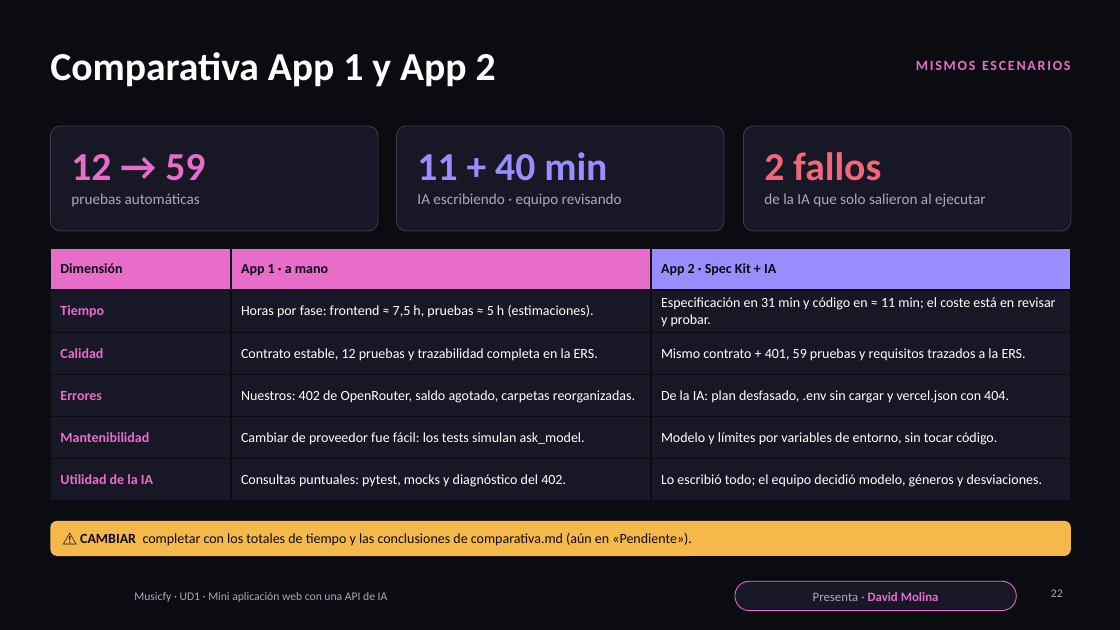
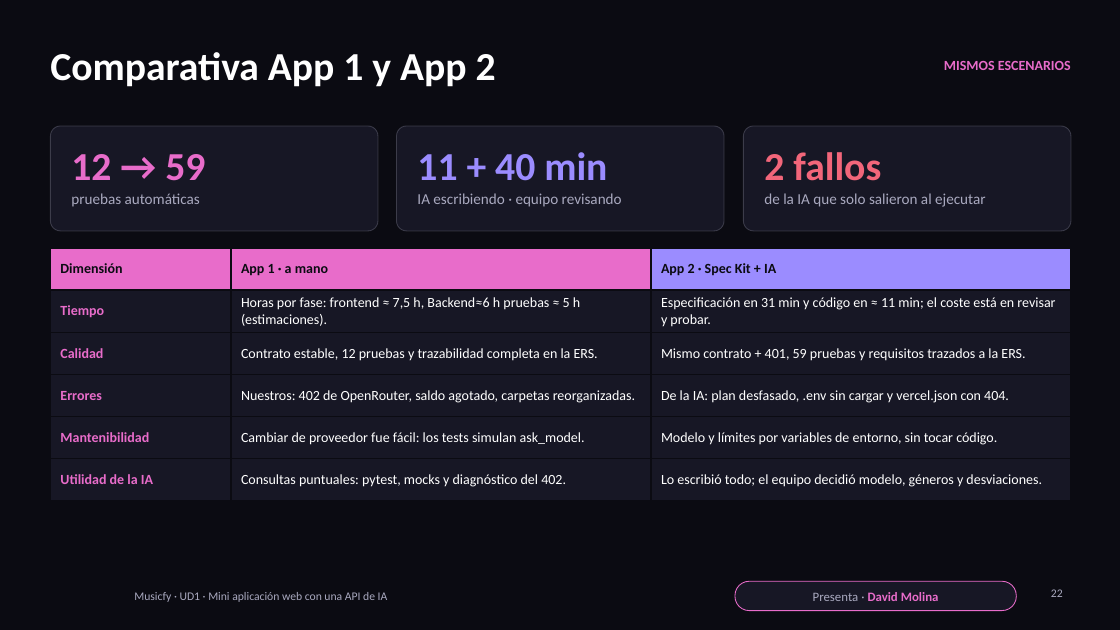
Before and after one commit to N13T4C0/ProyectoWebIA, a slide deck: slide 22 of presentacion/Musicfy-Presentacion.pptx. Drawn at 1120x630 pixels with LibreOffice and Linux fonts; fonts in the diff are those of the drawing; background and template pictures are left out. Boxes give left, top, right and bottom in pixels: in the first picture for what was removed or moved away, otherwise in the second. Text is boxed around its words. In the diff, an @@ line names an element or a change of style, - is before the commit and + after.

```diff
--- a/presentacion/Musicfy-Presentacion.pptx
+++ b/presentacion/Musicfy-Presentacion.pptx
@@ text "MISMOS ESCENARIOS" at [944, 61, 1071, 70]: letter spacing 1.5 to 0 pt; less space between paragraphs @@
@@ table at [50, 248, 1071, 523] @@
-row 2, column 2: Horas por fase: frontend ≈ 7,5 h, pruebas ≈ 5 h (estimaciones).
+row 2, column 2: Horas por fase: frontend ≈ 7,5 h, Backend≈6 h pruebas ≈ 5 h (estimaciones).
@@ rounded rectangle removed at [50, 521, 1071, 556] @@
@@ text removed at [80, 533, 692, 546] @@
-⚠ CAMBIAR completar con los totales de tiempo y las conclusiones de comparativa.md (aún en «Pendiente»).
```
Also in this commit, not shown: 23 other slides changed.
